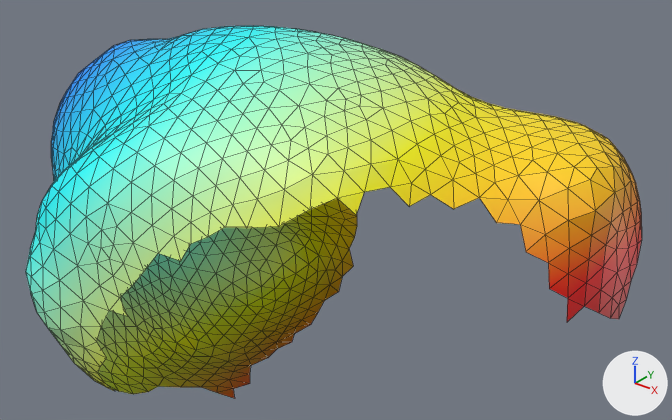
One commit to the glTF model artifacts/case_C0001/aneurysm.glb: the scene before it, then after it.
Before and after are seen from a 50 mm lens placed at (47.06, -48.79, 53.3), pointed at (40.33, -40.38, 48.08). Lighting does not change. The marker at lower right points along +X, +Y and +Z. The first picture is the older version. Mesh edges are drawn as thin lines. Where no turn or scale is listed for an object, it has been applied to the vertices.

The older version as bpy lines, for what is in view:
```python
me_geometry_0 = bpy.data.meshes.new('geometry_0')
me_geometry_0.from_pydata(...)  # 1200 vertices, 2303 faces; spans x 35.85..44.02, y -43.81..-37.99, z 45.12..50.38
me_geometry_0.materials.append(mat_defaultmaterial)
ob_geometry_0 = bpy.data.objects.new('geometry_0', me_geometry_0)
ob_geometry_0.location = (0.0, 0.0, 0.0)
```
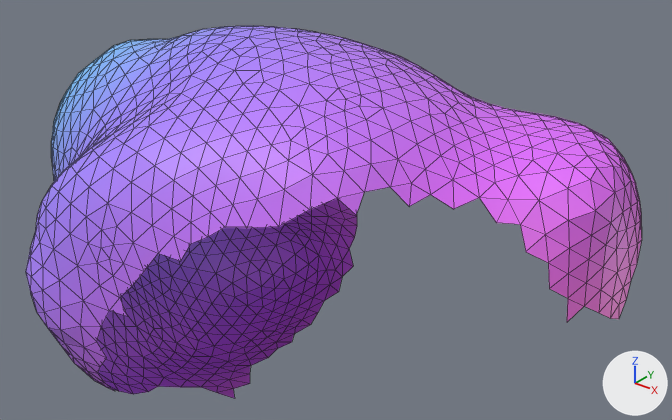
Changed parts and their boxes [x1, y1, x2, y2] in the pictures (672 x 420 px):
part 1 of me_geometry_0, recoloured (green to purple)
    both: [37, 38, 434, 370]
part 2 of me_geometry_0, recoloured (yellow to purple)
    both: [74, 75, 642, 399]
part 3 of me_geometry_0, recoloured (cyan to blue)
    both: [42, 26, 253, 207]
part 4 of me_geometry_0, recoloured (cyan to purple)
    both: [26, 26, 345, 312]
part 5 of me_geometry_0, recoloured
    both: [51, 39, 166, 157]

What the commit changed:
me_geometry_0 has 1200 vertices, 2303 faces and spans x 35.85..44.02, y -43.81..-37.99, z 45.12..50.38.
me_geometry_0 is used by ob_geometry_0; location (0.0, 0.0, 0.0).
me_geometry_0 part 1: 548 faces centred in x 36.73..41.75, y -43.79..-38.54, z 45.26..50.32 are repainted in the vertex colours; the middle colour goes from green #c5ffb0 to purple #c27cff.
me_geometry_0 part 2: 772 faces centred in x 37.33..44.01, y -43.59..-38.06, z 45.12..49.98 are repainted in the vertex colours; the middle colour goes from yellow #ffe200 to purple #de6eff.
me_geometry_0 part 3: 337 faces centred in x 36.02..39.28, y -43.42..-39.31, z 46.8..50.36 are repainted in the vertex colours; the middle colour goes from cyan #00e5ff to blue #9995ff.
me_geometry_0 part 4: 415 faces centred in x 36.42..40.51, y -43.81..-39.1, z 45.97..50.38 are repainted in the vertex colours; the middle colour goes from cyan #5dfff2 to purple #ab84ff.
me_geometry_0 part 5: 231 faces centred in x 35.88..37.83, y -42.12..-39.65, z 47.71..49.99 are repainted in the vertex colours; the middle colour goes from blue #009aff to blue #7dbeff.
